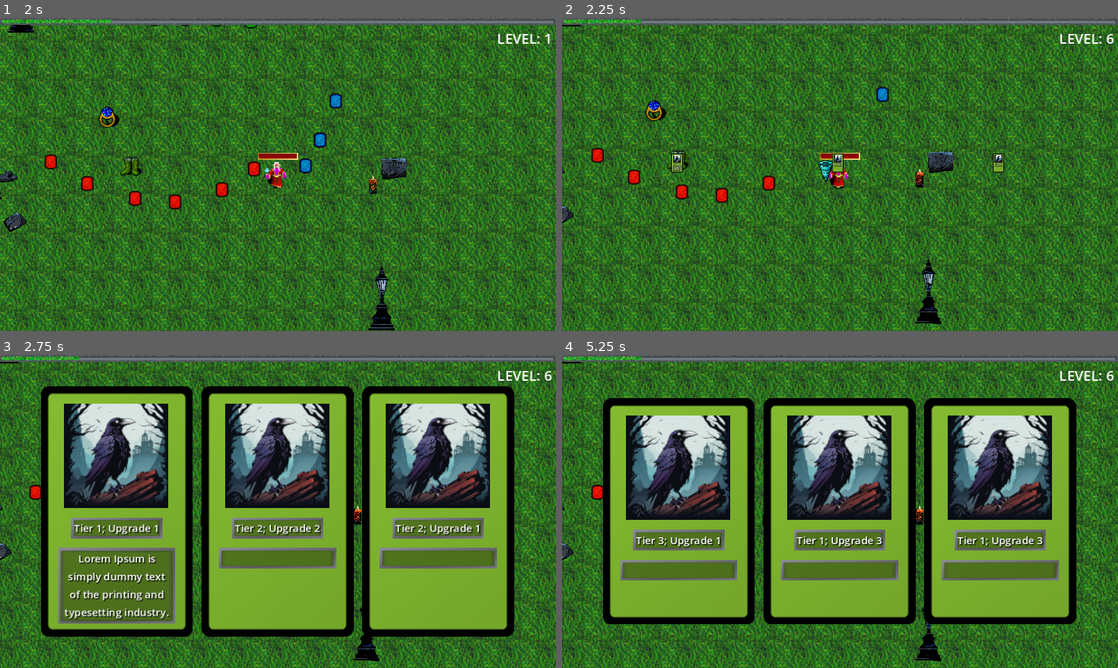
Above: before the commit, frames 1-4 (two rows, left to right).
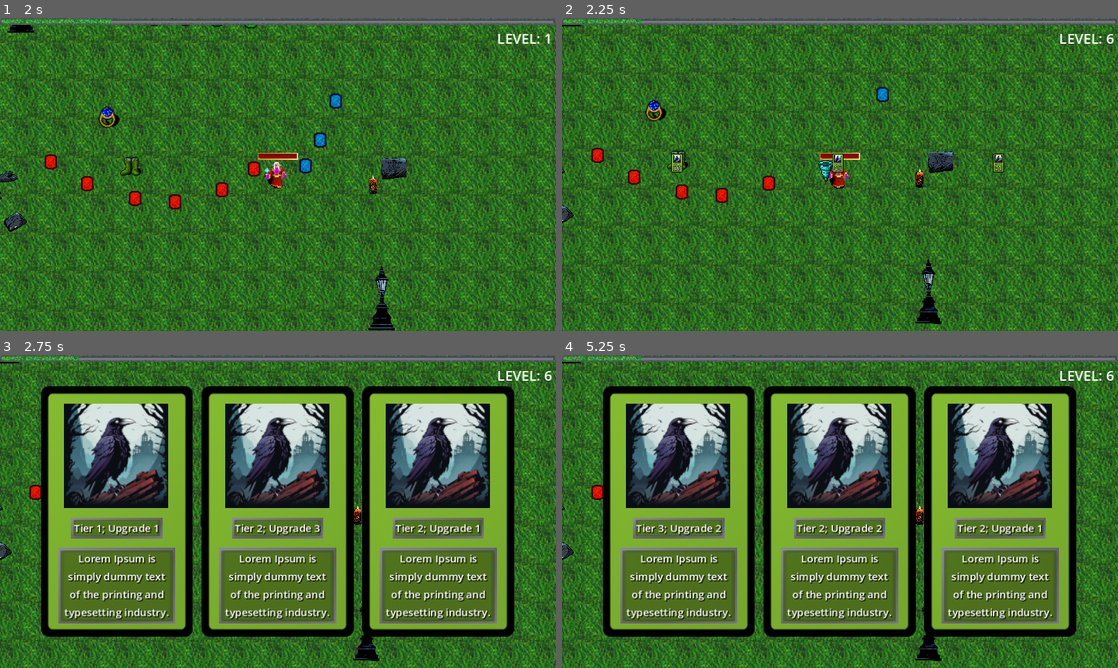
Above: after the commit, the same moments.

Repository: AGH-Code-Industry/monstrous-tide
Game: Godot game, scene res://Assets/World/world.tscn
Two runs of this game, one before a commit and one after it. Both use one fixed random seed, a clock stepped at 60 frames per second and the inputs below.
Inputs (mouse positions are in pixels of both pictures, inside the frame that each line leads up to):
- Up to frame 1 (2 s): tap Enter at 0.5 s; move the mouse to (400, 158) at 0.52 s; press the mouse at (400, 158) at 0.53 s; hold D (right) 0.53-1.28 s; move the mouse to (166, 190) at 1.27 s; release the mouse at (166, 190) at 1.28 s; hold S (down) from 1.28 s (still down); click (166, 190) at 1.35 s
- Up to frame 2 (2.25 s): move the mouse to (895, 105) at 2.02 s; release S (down) at 2.03 s; press the mouse at (895, 105) at 2.03 s; hold D (right) from 2.03 s (still down)
- Up to frame 3 (2.75 s): keep holding D (right)
- Up to frame 4 (5.25 s): move the mouse to (678, 511) at 2.77 s; release D (right) at 2.78 s; release the mouse at (678, 511) at 2.78 s; hold W (up) 2.78-3.53 s; click (678, 511) at 2.85 s; move the mouse to (678, 505) at 3.52 s; press the mouse at (678, 505) at 3.53 s; hold A (left) 3.53-5.03 s; tap Space (DEBUG_manual_heal) at 4.25 s; move the mouse to (840, 511) at 4.27 s; release the mouse at (840, 511) at 4.28 s; click (840, 511) at 4.35 s; move the mouse to (840, 511) at 5.02 s; press the mouse at (840, 511) at 5.03 s; hold S (down) from 5.03 s (still down)

Frame 1 is identical in both runs. In frame 2, less than 0.1% of the frame differs, in the area x 48-80%, y 47-49%; in frame 3, 8.3%; in frame 4, 39%, in the area x 7-93%, y 10-90%.

Commit message:
removing upgrade from possible upgrades when chosen

Diff:
--- a/Assets/Player/Weapons/AoEWeapons/Lantern/lantern.tscn
+++ b/Assets/Player/Weapons/AoEWeapons/Lantern/lantern.tscn
@@ -29,6 +29,7 @@
 script = ExtResource("3_i1fay")
 stats = Array[ExtResource("2_hh3o4")]([SubResource("Resource_di2vx")])
 name = ""
+description = ""
 
 [sub_resource type="Resource" id="Resource_b84lf"]
 script = ExtResource("2_m3afd")
--- a/Assets/Player/Weapons/weapon.gd
+++ b/Assets/Player/Weapons/weapon.gd
@@ -26,7 +26,7 @@
 
 # returns all upgrades that can be apllied to this weapon
 func get_available_upgrades() -> Array[WeaponUpgrade]:
-	print(name)
+#	print(name)
 	var available_upgrades: Array[WeaponUpgrade] = []
 	for i in range(possible_upgrades.size()):
 		# if I already have max amount of upgrades from this tier skip to next
@@ -40,6 +40,6 @@
 		for up in possible_upgrades[i].upgrades:
 			if !upgrades[i].upgrades.has(up):
 				available_upgrades.append(up)
-	for up in available_upgrades:
-		print(up.name)
+#	for up in available_upgrades:
+#		print(up.name)
 	return available_upgrades
--- a/Assets/Player/player.tscn
+++ b/Assets/Player/player.tscn
@@ -108,12 +108,12 @@
 [sub_resource type="Resource" id="Resource_8uvwp"]
 script = ExtResource("12_6vaps")
 name = "Tier 1; Upgrade 2"
-description = ""
+description = "Lorem Ipsum is simply dummy text of the printing and typesetting industry."
 
 [sub_resource type="Resource" id="Resource_skxob"]
 script = ExtResource("12_6vaps")
 name = "Tier 1; Upgrade 3"
-description = ""
+description = "Lorem Ipsum is simply dummy text of the printing and typesetting industry."
 
 [sub_resource type="Resource" id="Resource_dakjw"]
 script = ExtResource("10_2jejm")
@@ -122,17 +122,17 @@
 [sub_resource type="Resource" id="Resource_pgp30"]
 script = ExtResource("12_6vaps")
 name = "Tier 2; Upgrade 1"
-description = ""
+description = "Lorem Ipsum is simply dummy text of the printing and typesetting industry."
 
 [sub_resource type="Resource" id="Resource_he64p"]
 script = ExtResource("12_6vaps")
 name = "Tier 2; Upgrade 2"
-description = ""
+description = "Lorem Ipsum is simply dummy text of the printing and typesetting industry."
 
 [sub_resource type="Resource" id="Resource_blm1k"]
 script = ExtResource("12_6vaps")
 name = "Tier 2; Upgrade 3"
-description = ""
+description = "Lorem Ipsum is simply dummy text of the printing and typesetting industry."
 
 [sub_resource type="Resource" id="Resource_bscj2"]
 script = ExtResource("10_2jejm")
@@ -141,17 +141,17 @@
 [sub_resource type="Resource" id="Resource_auag7"]
 script = ExtResource("12_6vaps")
 name = "Tier 3; Upgrade 1"
-description = ""
+description = "Lorem Ipsum is simply dummy text of the printing and typesetting industry."
 
 [sub_resource type="Resource" id="Resource_ydvv2"]
 script = ExtResource("12_6vaps")
 name = "Tier 3; Upgrade 2"
-description = ""
+description = "Lorem Ipsum is simply dummy text of the printing and typesetting industry."
 
 [sub_resource type="Resource" id="Resource_0bvt4"]
 script = ExtResource("12_6vaps")
 name = "Tier 3; Upgrade 3"
-description = ""
+description = "Lorem Ipsum is simply dummy text of the printing and typesetting industry."
 
 [sub_resource type="Resource" id="Resource_h3u4x"]
 script = ExtResource("10_2jejm")
--- a/Assets/Utility/Managers/weapon_manager.gd
+++ b/Assets/Utility/Managers/weapon_manager.gd
@@ -16,27 +16,27 @@
 
 # returns specified amount of upgrades chosen randomly
 func get_randomly_chosen_upgrades(amount: int):
+	# Geting upgrades from each weapon
 	var all_upgrades = []
 	for weapon in weapons:
 		for upgrade in weapon.get_available_upgrades():
 			all_upgrades.append(upgrade)
-
+	# Checking if array of upgrades is empty
 	if all_upgrades.size() == 0:
 		return
-#	for up in all_upgrades:
-#		print(up.name)
+	# Array for drawned upgrades
 	var drawn_upgrades = []
-
+	# Drawing cards by their weight
 	for i in amount:
 		var overall_chance = 0
 		for upgrade in all_upgrades:
 			overall_chance += upgrade.weight
-
 		var random_number = randf_range(0, overall_chance)
 		var offset: float = 0
 		for upgrade in all_upgrades:
 			if random_number < upgrade.weight + offset:
 				drawn_upgrades.append(upgrade)
+				all_upgrades.erase(upgrade)
 				break
 			else:
 				offset += upgrade.weight
--- a/Assets/Utility/UI/LvlUps/CardPopupMenu.gd
+++ b/Assets/Utility/UI/LvlUps/CardPopupMenu.gd
@@ -9,8 +9,12 @@
 	if WeaponManager == null:
 		return
 	var all_upgrades = WeaponManager.get_randomly_chosen_upgrades(3)
+	if all_upgrades == null:
+		get_tree().paused = false
+		return
 	for upgrade in all_upgrades:
 		var level_up_card_instance = level_up_card.instantiate()
+		level_up_card_instance.upgrade = upgrade
 		level_up_card_instance.get_node("%ItemName").text = str(upgrade.name)
 		level_up_card_instance.get_node("%ItemDescription").text = str(upgrade.description)
 
--- a/Assets/Utility/UI/LvlUps/LvlUpCard.gd
+++ b/Assets/Utility/UI/LvlUps/LvlUpCard.gd
@@ -3,6 +3,7 @@
 @onready var animation_player = $AnimationPlayer
 
 var disabled = true
+var upgrade: WeaponUpgrade
 
 func _ready():
 	gui_input.connect(on_input_gui)
@@ -25,6 +26,7 @@
 
 
 func select_card():
+	upgrade.apply_upgrade()
 	disable_cards()
 	play_out_animation()
 	await animation_player.animation_finished
